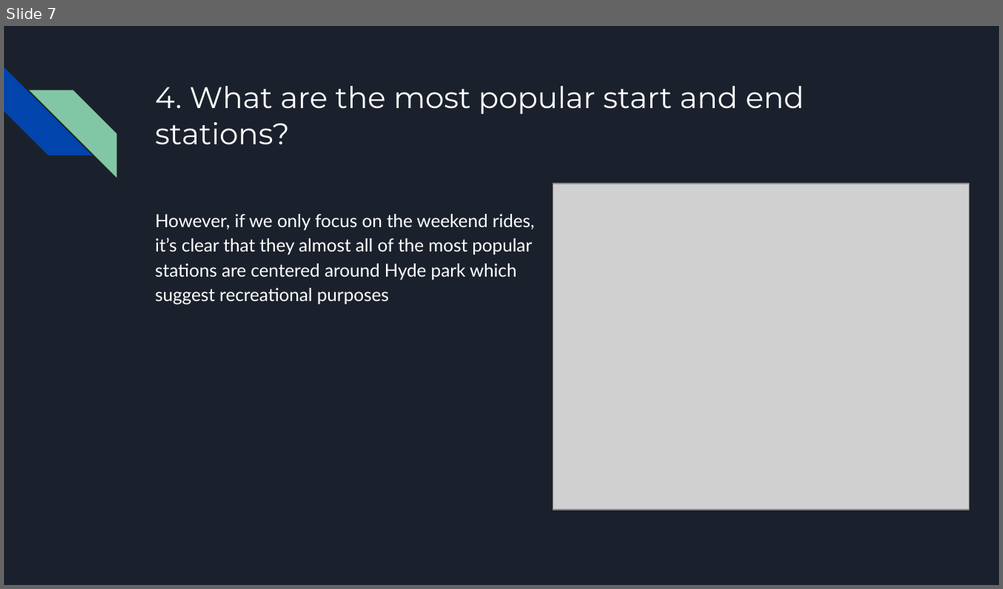
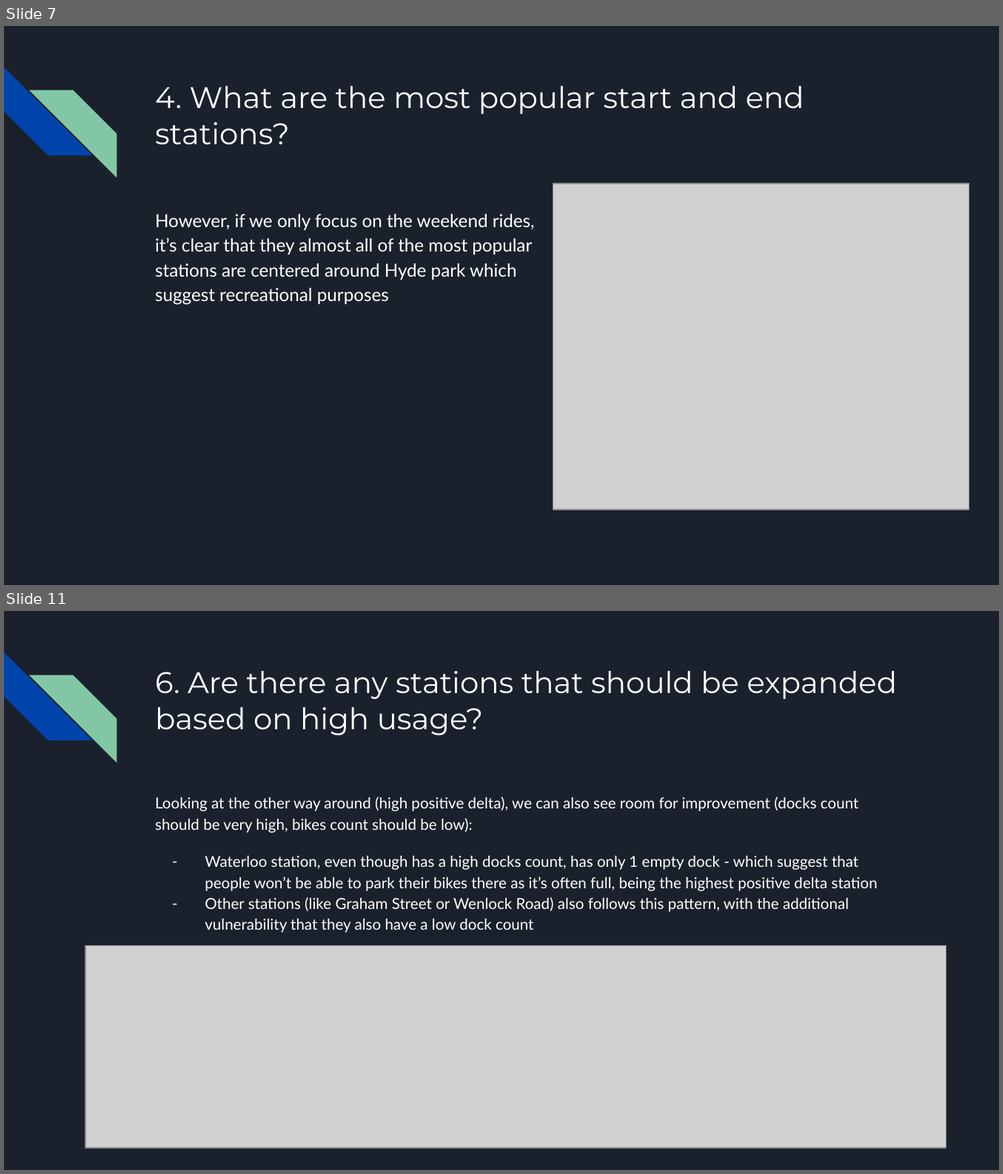
Before and after one commit to zsoltnyiri/zoe_take_home_test, a slide deck: Zoe - Take Home Task - Zsolt Nyiri.pptx. Shown one above the other, each under a label of ours: slide 7 before the commit, slides 7 and 11 after it; the slides between them are not shown. The pictures are 1003x589 and 1003x1174 pixels, drawn with LibreOffice and Linux fonts; fonts in the diff are those of the drawing; grey boxes stand for pictures. Boxes give left, top, right and bottom in pixels: in the first picture for what was removed or moved away, otherwise in the second. Text is boxed around its words. In the diff, an @@ line names an element or a change of style, - is before the commit and + after.

```diff
--- a/Zoe - Take Home Task - Zsolt Nyiri.pptx
+++ b/Zoe - Take Home Task - Zsolt Nyiri.pptx
@@ slide 11 added at (4, 611, 999, 1170), background #1B212C; not listed: 2 template elements that a slide beside it also shows @@
@@ title added at (155, 671, 897, 735), 21.6 pt, text #FFFFFF @@
+6. Are there any stations that should be expanded based on high usage?
@@ text added at (155, 797, 877, 933), 11 pt, text #FFFFFF @@
+Looking at the other way around (high positive delta), we can also see room for improvement (docks count should be very high, bikes count should be low):
+– Waterloo station, even though has a high docks count, has only 1 empty dock - which suggest that people won’t be able to park their bikes there as it’s often full, being the highest positive delta station
+– Other stations (like Graham Street or Wenlock Road) also follows this pattern, with the additional vulnerability that they also have a low dock count
@@ picture added at (85, 946, 946, 1148) @@
```
Also in this commit, not shown: 2 slides changed, 13 other slides added, 1 slide removed.
